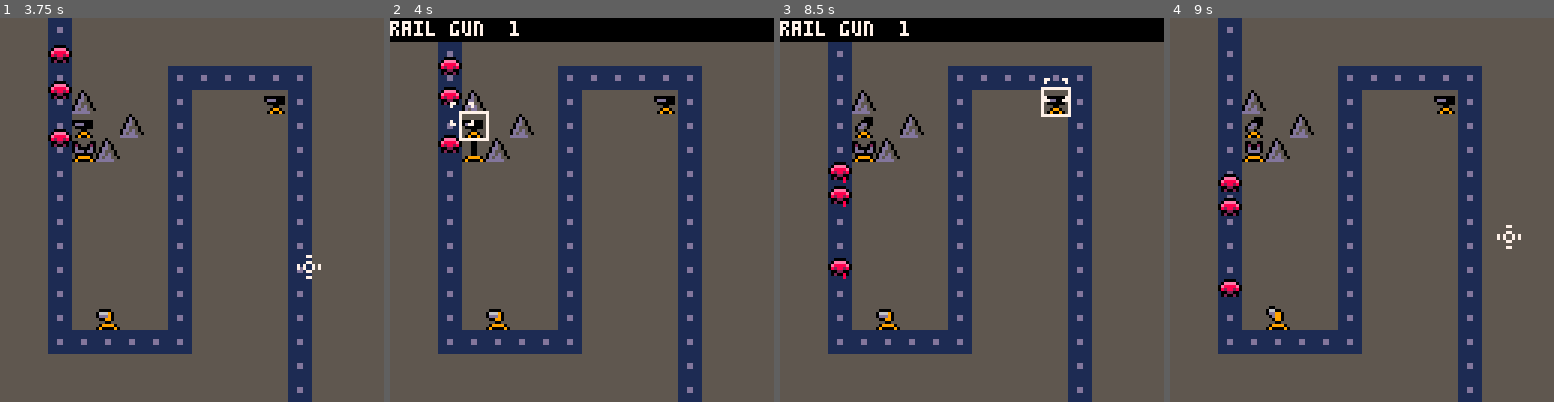
Above: before the commit, frames 1-4 (left to right).
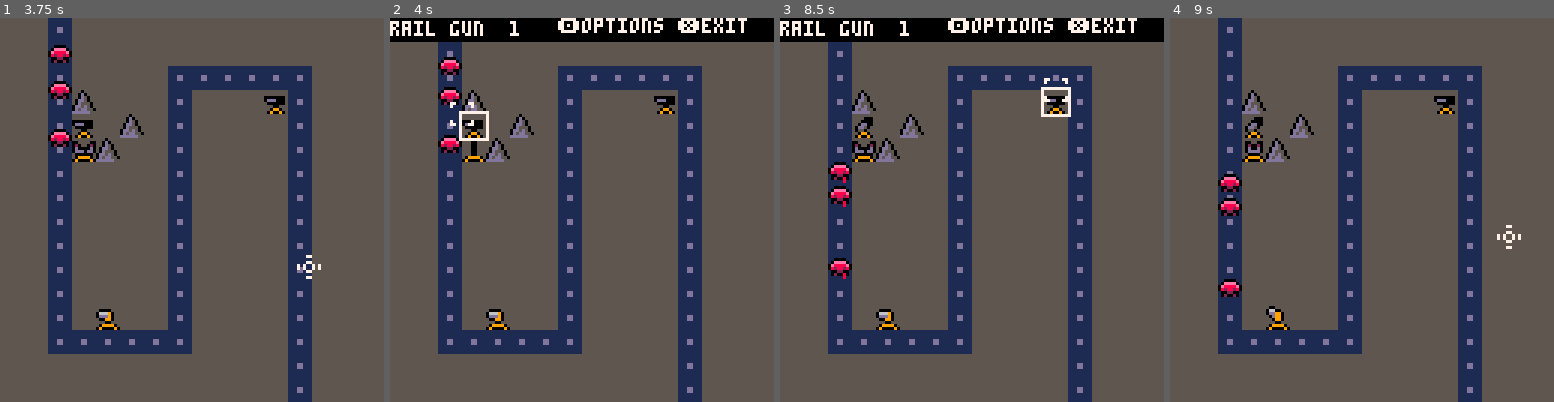
Above: after the commit, the same moments.

Repository: burlapjack/tower
Game: PICO-8 cartridge tower.p8
Same seed, same stepped clock (60 frames per second), same inputs: the game is played once before the commit and once after it.
Inputs (mouse positions are in pixels of both pictures, inside the frame that each line leads up to):
- Up to frame 1 (3.75 s): tap X (X key) at 0.33, 1.07, 1.85, 2.97 s; click (280, 121) at 0.67 s; tap O (Z key) at 0.7, 1.7, 2.1, 2.5, 2.9, 3.3, 3.7 s; click (46, 267) at 1.22 s; click (107, 114) at 1.77 s; click (172, 259) at 2.32 s; click (234, 106) at 2.87 s; click (295, 256) at 3.42 s
- Up to frame 2 (4 s): click (451, 102) at 3.97 s
- Up to frame 3 (8.5 s): tap X (X key) every 1.12 s from 4.08 to 7.43 s; tap O (Z key) every 0.4 s from 4.1 to 8.1 s; click (902, 248) at 4.52 s; click (964, 94) at 5.07 s; click (1029, 244) at 5.62 s; click (1091, 90) at 6.17 s; click (856, 236) at 6.72 s; click (918, 83) at 7.27 s; click (979, 229) at 7.82 s; click (1044, 79) at 8.37 s
- Up to frame 4 (9 s): tap O (Z key) at 8.5, 8.9 s; tap X (X key) at 8.55 s; click (1496, 225) at 8.92 s

Frame 1 is identical in both runs. In frame 2, 0.9% of the frame differs, in the area x 43-93%, y 0-4%; in frame 3, 0.9%; in frame 4, nothing differs.

Commit message:
added symbols to menu system

Diff:
--- a/tower.p8
+++ b/tower.p8
@@ -1,5 +1,5 @@
 pico-8 cartridge // http://www.pico-8.com
-version 33
+version 42
 __lua__
 --game variables
 game_level = 1
@@ -488,9 +488,11 @@
 		--spr(37, 80, 0)
 	end
 
-	if gm.clicked == 1 and gm.options_exit == 1 then
-		if gm.upgrade_delete == 0 then
-			print("upgrade or delete", 64, 0, 7)
+	if gm.clicked == 1 then
+		if gm.options_exit == 0 then
+			print("🅾️options ❎exit", 56, 0, 7)
+		elseif gm.upgrade_delete == 0 then
+			print("🅾️upgrade ❎delete", 56, 0, 7)
 		elseif gm.upgrade_delete == 1 then
 			print("upgrade!", 64, 0, 7)
 		elseif gm.upgrade_delete == 2 then
